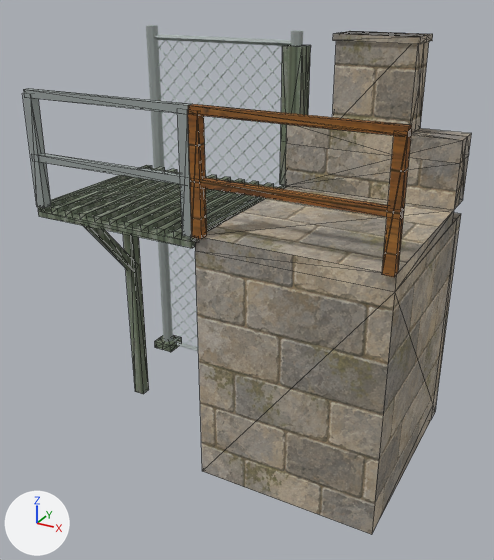
Renders of the glTF model assets/fort-variants/parts/link-cyclone-to-castle.gltf from each side of a commit.
Rendered twice from a 50 mm camera at (4.08, -5.57, 3.82) aimed at (1.47, -0.82, 1.44). The lights are fixed; the arrows at lower left show +X, +Y and +Z. The picture after the commit comes second. Mesh edges are drawn as thin lines on the coarser meshes. Where no turn or scale is listed for an object, it has been applied to the vertices.

Script lines for the objects in view, before the commit:
```python
me_fence_l0_iron = bpy.data.meshes.new('fence-L0-iron')
me_fence_l0_iron.from_pydata(...)  # 64 vertices, 112 faces; spans x -0.05..1.55, y -0.05..0.05, z 0.0..3.42
me_fence_l0_iron.materials.append(mat_iron)  # grey #a4acaa
me_guards_l1_wood = bpy.data.meshes.new('guards-L1-wood')
me_guards_l1_wood.from_pydata(...)  # 56 vertices, 96 faces; spans x 1.5..3.0, y -1.7..-1.62, z 2.12..3.05
me_guards_l1_wood.materials.append(mat_wood)
me_junction_l0_metal = bpy.data.meshes.new('junction-L0-metal')
me_junction_l0_metal.from_pydata(...)  # 26 vertices, 48 faces; spans x 1.41..1.59, y -0.09..0.09, z 2.1..3.3
me_junction_l0_metal.materials.append(mat_metal)
ob_fence_l0_iron = bpy.data.objects.new('fence-L0-iron', me_fence_l0_iron)
ob_fence_l0_iron.location = (0.0, 0.0, 0.0)
ob_guards_l1_wood = bpy.data.objects.new('guards-L1-wood', me_guards_l1_wood)
ob_guards_l1_wood.location = (0.0, 0.0, 0.0)
ob_junction_l0_metal = bpy.data.objects.new('junction-L0-metal', me_junction_l0_metal)
ob_junction_l0_metal.location = (0.0, 0.0, 0.0)
# also in view: 'walkway-L1-stone' at (2.25, -0.91, 2.06); 'guards-L1-iron' at (0.75, -1.66, 2.59); 'curtain-L0-stone' at (2.25, -0.68, 1.71); 'fence-L0-wire' at (0.75, 0.0, 1.69); 'structure-L0-metal' at (0.3, -1.17, 1.0)
```
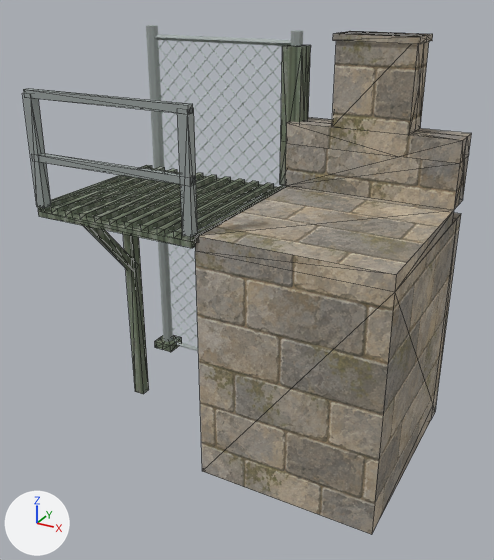
Boxes (x1, y1, x2, y2) around the edits, measured in the pictures (494 x 560 px):
'guards-L1-wood', deleted (brown): before (187, 104, 412, 277)

Edits to the bpy script that builds the scene:
```text
Remove ob_guards_l1_wood:
    ob_guards_l1_wood = bpy.data.objects.new('guards-L1-wood', me_guards_l1_wood)
    ob_guards_l1_wood.location = (0.0, 0.0, 0.0)
```
